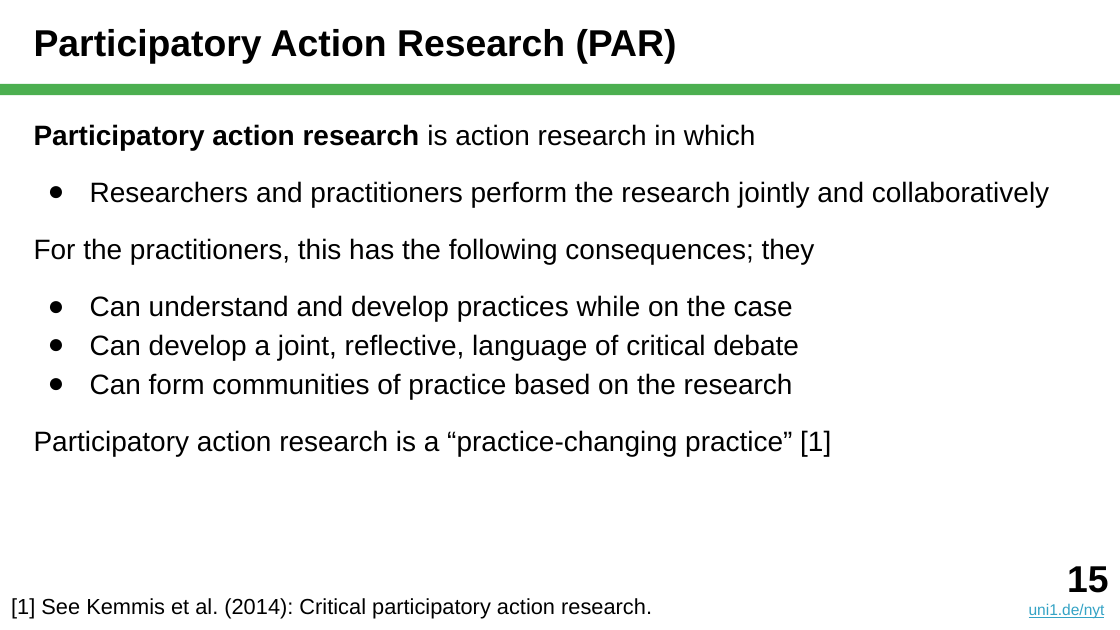
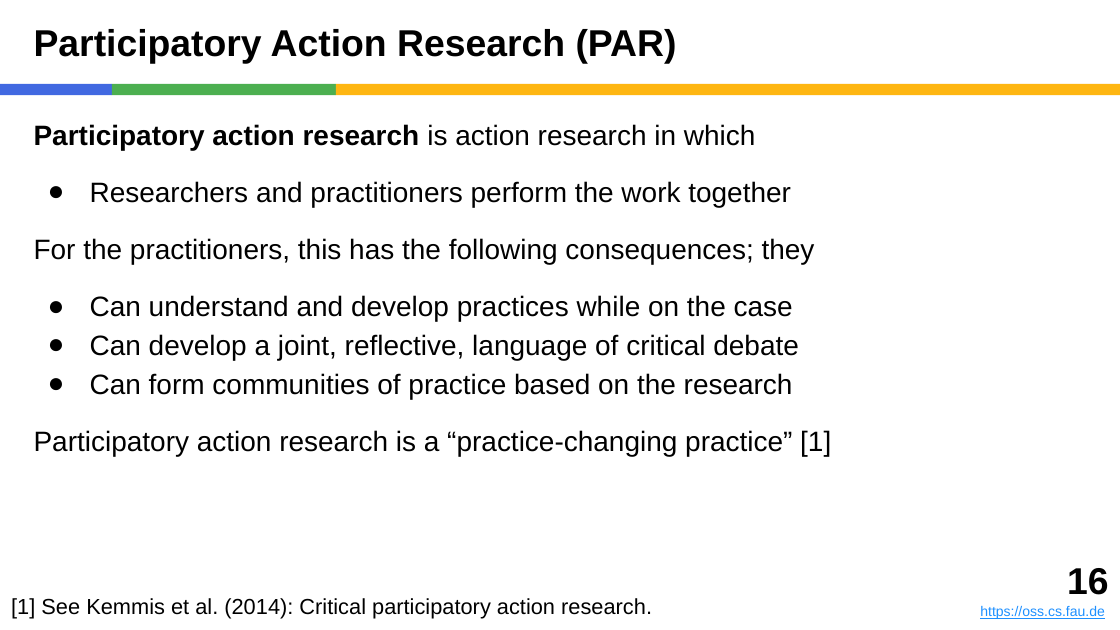
Before and after one commit to dirkriehle/nyt-course, a slide deck: slide 16 of Lecture slides/NYT C04 - Action Research.pptx (slide 15 before the commit). Drawn at 1120x630 pixels with LibreOffice and Linux fonts; fonts in the diff are those of the drawing. Boxes give left, top, right and bottom in pixels: in the first picture for what was removed or moved away, otherwise in the second. Text is boxed around its words. In the diff, an @@ line names an element or a change of style, - is before the commit and + after.

```diff
--- a/Lecture slides/NYT C04 - Action Research.pptx
+++ b/Lecture slides/NYT C04 - Action Research.pptx
@@ rectangle added at (x1=0, y1=84, x2=112, y2=95), fill #4169E1 @@
@@ rectangle added at (x1=112, y1=84, x2=336, y2=95), fill #4CAF50 @@
@@ rectangle resized from (x1=0, y1=84, x2=1120, y2=95) to (x1=336, y1=84, x2=1120, y2=95) @@
@@ rectangle at (x1=336, y1=84, x2=1120, y2=95): fill #4CAF50 to #FEB612 @@
@@ text at (x1=90, y1=181, x2=791, y2=207): text changed @@
-● Researchers and practitioners perform the research jointly and collaboratively
+● Researchers and practitioners perform the work together
@@ text added at (x1=980, y1=568, x2=1108, y2=619), 9 pt, text #1E90FF, underline @@
+16
+https://oss.cs.fau.de
@@ text removed at (x1=1029, y1=566, x2=1108, y2=619) @@
-15
-uni1.de/nyt
```
Also in this commit, not shown: 52 other slides changed, 1 slide added, 2 other files.
